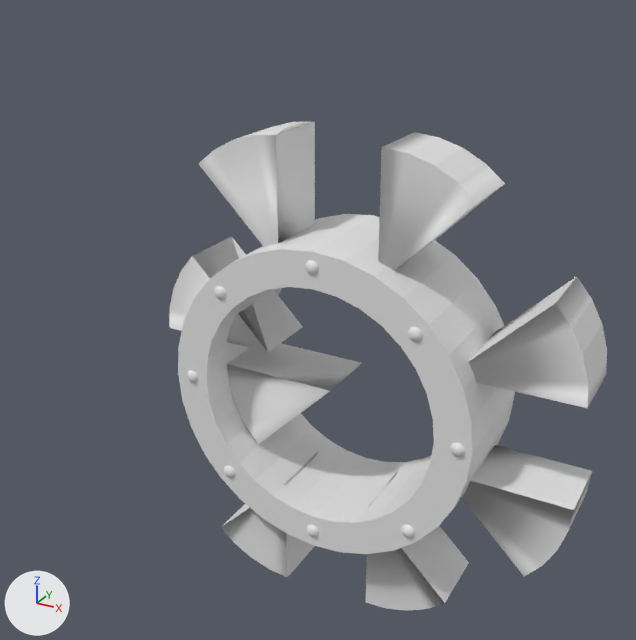
One commit to the OBJ model Framework/Framework/projects/Project Poultry/res/Models/DoorFrames/Door8.obj: the scene before it, then after it.
Both versions are drawn from a camera (50 mm lens) standing at (14.43, -23.35, 15.99) and looking at (2.04, -0.82, 4.72). Every picture has the same lights, and +X, +Y and +Z are marked at lower left. Where no turn or scale is listed for an object, it has been applied to the vertices.

The older version as bpy lines, for what is in view:
```python
ob_door_pieces_001_cylinder_011 = bpy.data.objects.new('Door_Pieces.001_Cylinder.011', me_door_pieces_001_cylinder_011)
ob_door_pieces_001_cylinder_011.location = (0.0, 0.0, 0.0)
ob_door_pieces_002_cylinder_012 = bpy.data.objects.new('Door_Pieces.002_Cylinder.012', me_door_pieces_002_cylinder_012)
ob_door_pieces_002_cylinder_012.location = (0.0, 0.0, 0.0)
ob_door_pieces_003_cylinder_013 = bpy.data.objects.new('Door_Pieces.003_Cylinder.013', me_door_pieces_003_cylinder_013)
ob_door_pieces_003_cylinder_013.location = (0.0, 0.0, 0.0)
ob_door_pieces_004_cylinder_014 = bpy.data.objects.new('Door_Pieces.004_Cylinder.014', me_door_pieces_004_cylinder_014)
ob_door_pieces_004_cylinder_014.location = (0.0, 0.0, 0.0)
ob_door_pieces_005_cylinder_015 = bpy.data.objects.new('Door_Pieces.005_Cylinder.015', me_door_pieces_005_cylinder_015)
ob_door_pieces_005_cylinder_015.location = (0.0, 0.0, 0.0)
ob_door_pieces_007_cylinder_017 = bpy.data.objects.new('Door_Pieces.007_Cylinder.017', me_door_pieces_007_cylinder_017)
ob_door_pieces_007_cylinder_017.location = (0.0, 0.0, 0.0)
ob_door_pieces_008_cylinder_018 = bpy.data.objects.new('Door_Pieces.008_Cylinder.018', me_door_pieces_008_cylinder_018)
ob_door_pieces_008_cylinder_018.location = (0.0, 0.0, 0.0)
ob_door_pieces_cylinder_010 = bpy.data.objects.new('Door_Pieces_Cylinder.010', me_door_pieces_cylinder_010)
ob_door_pieces_cylinder_010.location = (0.0, 0.0, 0.0)
ob_sphere_004 = bpy.data.objects.new('Sphere.004', me_sphere_004)
ob_sphere_004.location = (0.0, 0.0, 0.0)
```
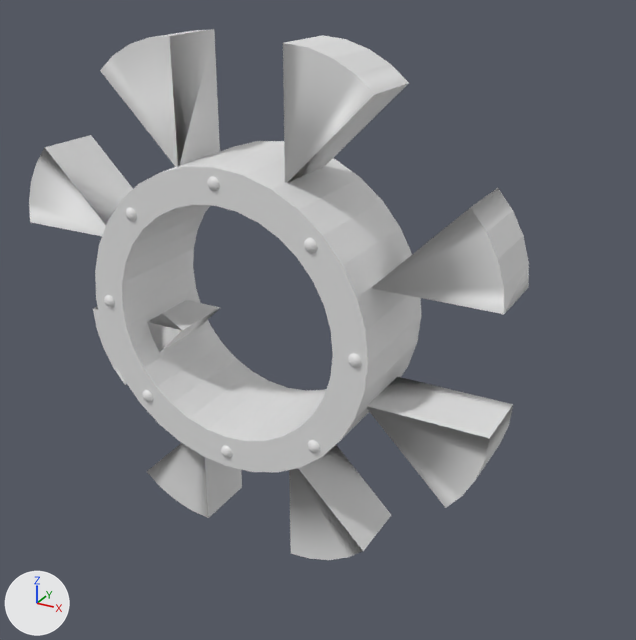
Location of each change, (x1, y1, x2, y2) in pixels of the pictures (636 x 640 px; the box of a moved part takes in the faces that stretch with it):
'Sphere.004', reshaped
    before: (178, 214, 515, 554)
    after: (95, 141, 421, 472)
'Door_Pieces.003_Cylinder.013', reshaped (6% taller)
    before: (378, 132, 505, 271)
    after: (283, 35, 409, 183)
'Door_Pieces.004_Cylinder.014', reshaped
    before: (469, 277, 607, 408)
    after: (372, 188, 529, 314)
'Door_Pieces.002_Cylinder.012', reshaped
    before: (199, 122, 315, 247)
    after: (100, 29, 220, 167)
'Door_Pieces.005_Cylinder.015', mesh moved
    before: (462, 445, 592, 576)
    after: (367, 377, 513, 508)
'Door_Pieces.007_Cylinder.017', mesh moved
    before: (366, 472, 469, 611)
    after: (289, 445, 391, 560)
'Door_Pieces.001_Cylinder.011', reshaped
    before: (169, 236, 303, 352)
    after: (29, 135, 133, 236)
'Door_Pieces_Cylinder.010', reshaped
    before: (227, 343, 361, 444)
    after: (93, 300, 220, 385)
'Door_Pieces.008_Cylinder.018', mesh moved
    before: (221, 452, 318, 578)
    after: (147, 443, 242, 518)
part 9 of me_sphere_004, moved or reshaped
    before: (215, 286, 226, 300)
    after: (207, 176, 220, 191)
part 10 of me_sphere_004, moved or reshaped
    before: (178, 214, 515, 554)
    after: (95, 141, 421, 472)
part 11 of me_sphere_004, moved or reshaped
    before: (187, 370, 198, 383)
    after: (142, 390, 153, 402)
part 12 of me_sphere_004, moved or reshaped
    before: (224, 466, 235, 478)
    after: (104, 295, 115, 308)
part 13 of me_sphere_004, moved or reshaped
    before: (305, 260, 319, 275)
    after: (126, 207, 137, 221)
part 14 of me_sphere_004, moved or reshaped
    before: (408, 327, 423, 342)
    after: (304, 238, 318, 253)
part 15 of me_sphere_004, moved or reshaped
    before: (450, 443, 465, 457)
    after: (348, 353, 362, 368)
part 16 of me_sphere_004, moved or reshaped
    before: (307, 525, 319, 537)
    after: (307, 440, 320, 453)
part 17 of me_sphere_004, moved or reshaped
    before: (401, 525, 415, 538)
    after: (221, 446, 232, 458)

The change, as a list of edits to the scene's bpy script:
```text
Change me_door_pieces_001_cylinder_011:
    remove me_door_pieces_001_cylinder_011.from_pydata(...)  # 12 vertices, 20 faces; spans x -2.8..1.06, y -2.27..-0.06, z 3.97..6.7
    add me_door_pieces_001_cylinder_011.from_pydata(...)  # 12 vertices, 20 faces; spans x -8.41..-4.55, y -2.45..-0.24, z 6.83..9.56
    me_door_pieces_001_cylinder_011 part 1: the whole mesh is rebuilt
Change me_door_pieces_002_cylinder_012:
    remove me_door_pieces_002_cylinder_012.from_pydata(...)  # 12 vertices, 20 faces; spans x -1.15..1.59, y -2.4..-0.19, z 6.99..10.84
    add me_door_pieces_002_cylinder_012.from_pydata(...)  # 12 vertices, 20 faces; spans x -4.6..-1.86, y -2.44..-0.23, z 9.45..13.31
    me_door_pieces_002_cylinder_012 part 2: the whole mesh is rebuilt
Change me_door_pieces_003_cylinder_013:
    remove me_door_pieces_003_cylinder_013.from_pydata(...)  # 12 vertices, 20 faces; spans x 4.81..7.54, y -2.4..-0.19, z 6.99..10.85
    add me_door_pieces_003_cylinder_013.from_pydata(...)  # 12 vertices, 20 faces; spans x 1.87..4.6, y -2.44..-0.23, z 9.46..13.32
    me_door_pieces_003_cylinder_013 part 3: the whole mesh is rebuilt
Change me_door_pieces_004_cylinder_014:
    remove me_door_pieces_004_cylinder_014.from_pydata(...)  # 12 vertices, 20 faces; spans x 7.03..10.89, y -2.39..-0.18, z 4.69..7.42
    add me_door_pieces_004_cylinder_014.from_pydata(...)  # 12 vertices, 20 faces; spans x 4.63..8.49, y -2.45..-0.24, z 6.87..9.6
    me_door_pieces_004_cylinder_014 part 4: the whole mesh is rebuilt
Change me_door_pieces_005_cylinder_015:
    where me_door_pieces_005_cylinder_015.from_pydata(...)  # 12 vertices, 20 faces; spans x 7.04..10.9, y -2.39..-0.18, z -1.22..1.51
    me_door_pieces_005_cylinder_015 part 5: the whole mesh is moved by (-2.51, -0.05, 1.57)
Change me_door_pieces_007_cylinder_017:
    where me_door_pieces_007_cylinder_017.from_pydata(...)  # 12 vertices, 20 faces; spans x 4.7..7.43, y -2.38..-0.17, z -4.35..-0.49
    me_door_pieces_007_cylinder_017 part 6: the whole mesh is moved by (-2.83, -0.06, 0.97)
Change me_door_pieces_008_cylinder_018:
    where me_door_pieces_008_cylinder_018.from_pydata(...)  # 12 vertices, 20 faces; spans x -0.95..1.78, y -2.53..-0.32, z -4.38..-0.52
    me_door_pieces_008_cylinder_018 part 7: the whole mesh is moved by (-3.55, 0.42, 0.96)
Change me_door_pieces_cylinder_010:
    remove me_door_pieces_cylinder_010.from_pydata(...)  # 12 vertices, 20 faces; spans x -0.66..3.2, y -2.12..0.09, z 0.36..3.09
    add me_door_pieces_cylinder_010.from_pydata(...)  # 12 vertices, 20 faces; spans x -6.11..-2.25, y -2.28..-0.07, z 1.28..4.01
    me_door_pieces_cylinder_010 part 8: the whole mesh is rebuilt
Change me_sphere_004:
    where me_sphere_004.from_pydata(...)  # 2064 vertices, 4096 faces; spans x -1.77..8.18, y -3.39..0.61, z -1.99..7.97
    me_sphere_004 part 9: the loose piece of 242 vertices spanning x -0.2..0.31, y -3.39..-2.88, z 5.87..6.38 is moved by (-0.06, 0.0, 3.33)
    me_sphere_004 part 10: the loose piece of 128 vertices spanning x -1.77..8.18, y -3.26..0.61, z -1.99..7.97 is moved by (-3.2, 0.0, 1.97)
    me_sphere_004 part 11: the loose piece of 242 vertices spanning x -1.44..-0.93, y -3.39..-2.88, z 2.75..3.25 is moved by (-1.94, 0.0, -1.22)
    me_sphere_004 part 12: the loose piece of 242 vertices spanning x -0.18..0.33, y -3.39..-2.88, z -0.44..0.07 is moved by (-4.46, 0.0, 5.16)
    me_sphere_004 part 13: the loose piece of 242 vertices spanning x 2.95..3.45, y -3.39..-2.88, z 7.23..7.74 is moved by (-6.34, 0.0, 0.61)
    me_sphere_004 part 14: the loose piece of 242 vertices spanning x 6.1..6.61, y -3.39..-2.88, z 5.9..6.41 is moved by (-3.2, 0.0, 1.97)
    me_sphere_004 part 15: the loose piece of 242 vertices spanning x 7.52..8.03, y -3.39..-2.88, z 2.72..3.23 is moved by (-3.2, 0.0, 1.97)
    me_sphere_004 part 16: the loose piece of 242 vertices spanning x 2.93..3.44, y -3.39..-2.88, z -1.68..-1.17 is moved by (0.05, 0.0, 3.13)
    me_sphere_004 part 17: the loose piece of 242 vertices spanning x 6.18..6.69, y -3.39..-2.88, z -0.51..-0.01 is moved by (-6.44, 0.0, 0.81)
```
